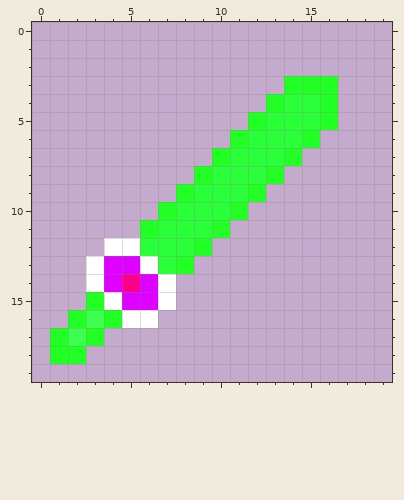
Two states of a pixel-art sprite, MoreShortswords/Items/Weapons/ChlorophyteStabber.png. That is the earlier state.
The file is 40x40 pixels, drawn in blocks of 2x2; one block is one cell here. Colours within 5 levels of each other are drawn and written as one.
New version:
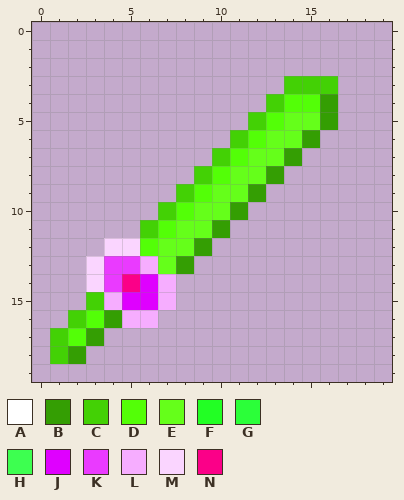
Palette (. is transparent): A #ffffff  B #349e03  C #43d105  D #53ff07  E #65ff1a  F #22ff24  G #2bff39  H #3dff50  J #df00ff  K #ea3aff  L #f6adff  M #fad5ff  N #fb0088
Changes in this commit:
Changed rows in their new state; - is an unchanged pixel.
first column x 1:
 3 -------------CCC
 4 ------------CDDB
 5 -----------CDEEB
 6 ----------CDEEB-
 7 ---------CDEEB--
 8 --------CDEEB---
 9 -------CDEEB----
10 ------CDEEB-----
11 -----CDEEB------
12 ---MMDEEB-------
13 --MKKLEB--------
14 --MK--L---------
15 --CL--L---------
16 -CDBLL----------
17 CDB-------------
18 CB--------------
Boxes around the changes in both pictures, in picture pixels (x1, y1, x2, y2):
changed: (50, 76, 338, 364)
